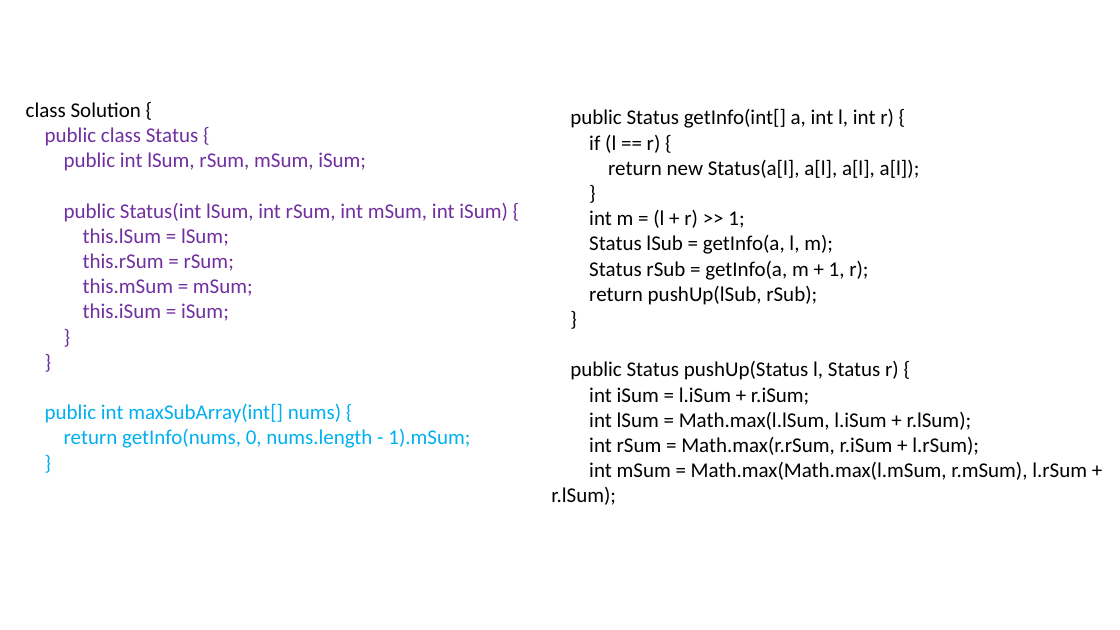
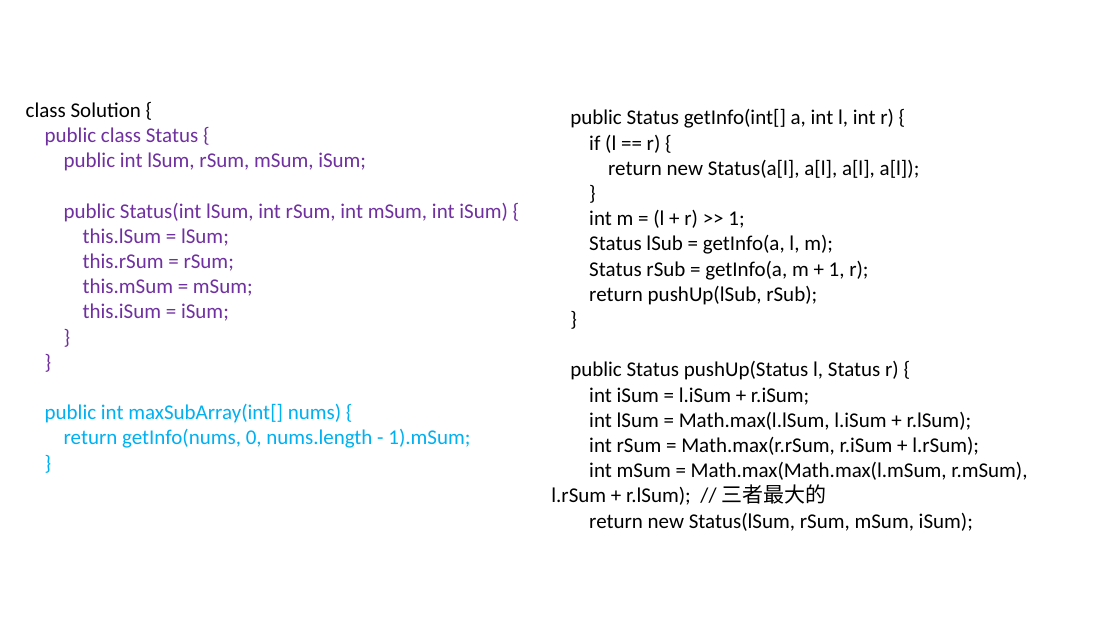
Before and after one commit to goodluck4s/notebook, a slide deck: slide 26 of 笔记/小算法.pptx (slide 25 before the commit). Drawn at 1120x630 pixels with LibreOffice and Linux fonts; fonts in the diff are those of the drawing. Boxes give left, top, right and bottom in pixels: in the first picture for what was removed or moved away, otherwise in the second. Text is boxed around its words. In the diff, an @@ line names an element or a change of style, - is before the commit and + after.

```diff
--- a/笔记/小算法.pptx
+++ b/笔记/小算法.pptx
@@ text at bbox=[551, 462, 1027, 531]: text changed @@
-int mSum = Math.max(Math.max(l.mSum, r.mSum), l.rSum + r.lSum);
+int mSum = Math.max(Math.max(l.mSum, r.mSum), l.rSum + r.lSum); // 三者最大的
+return new Status(lSum, rSum, mSum, iSum);
```
Also in this commit, not shown: 3 other slides changed, 3 slides added, 13 slides removed.
